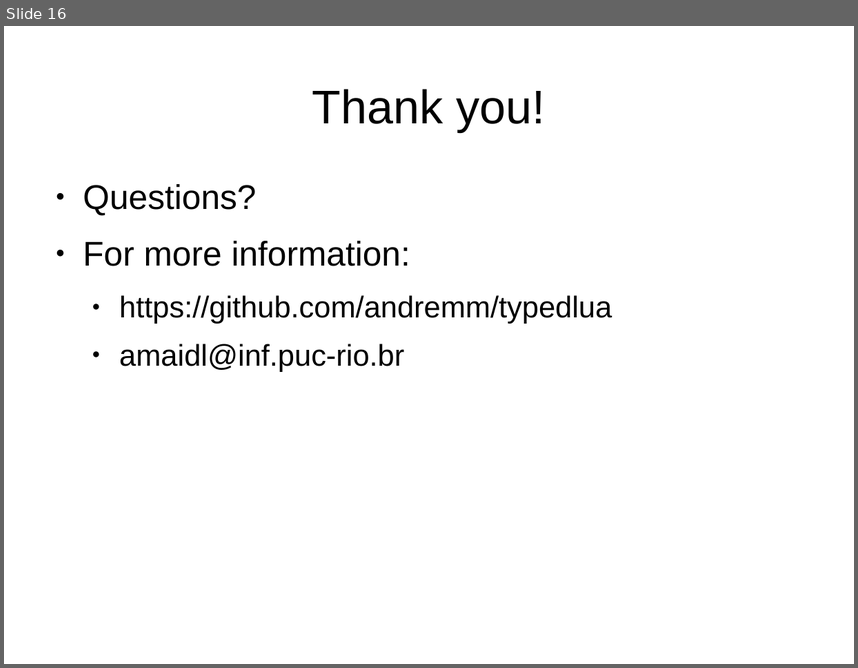
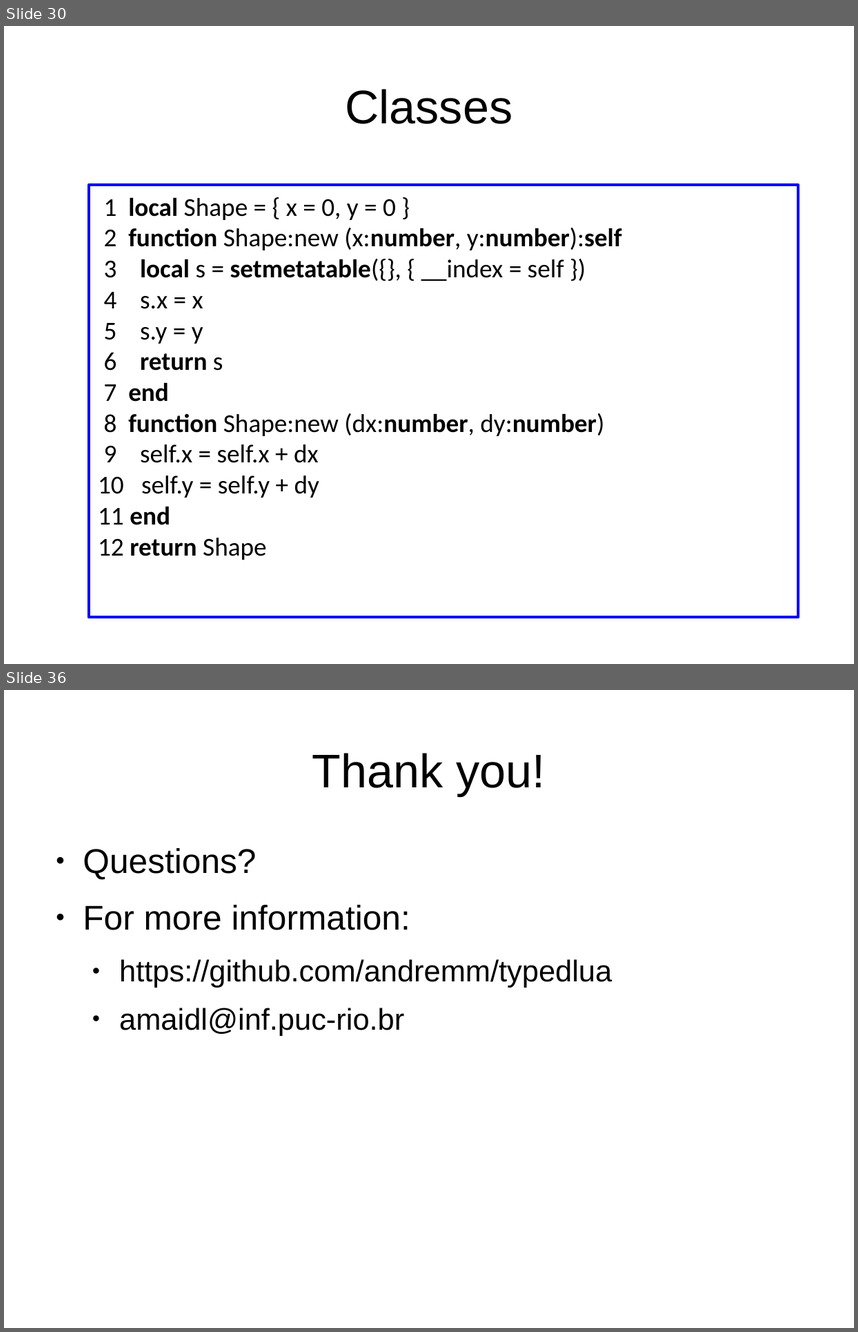
Before and after one commit to andremm/typedlua, a slide deck: doc/slides/dyla2014.odp. Shown one above the other, each under a label of ours: slide 16 before the commit, slides 30 and 36 after it; the slides between them are not shown. The pictures are 858x668 and 858x1332 pixels, drawn with LibreOffice and Linux fonts; fonts in the diff are those of the drawing. Boxes give left, top, right and bottom in pixels: in the first picture for what was removed or moved away, otherwise in the second. Text is boxed around its words. In the diff, an @@ line names an element or a change of style, - is before the commit and + after.

```diff
--- a/doc/slides/dyla2014.odp
+++ b/doc/slides/dyla2014.odp
@@ slide 30 added at (4, 26, 854, 664), background #FFFFFF @@
@@ title added at (345, 89, 513, 124), 44 pt, text #000000 @@
+Classes
@@ rectangle added at (89, 185, 799, 617), outline #0000FF 2.89 pt, 24 pt, text #000000 @@
+1 local Shape = { x = 0, y = 0 }
+2 function Shape:new (x:number, y:number):self
+3 local s = setmetatable({}, { __index = self })
+4 s.x = x
+5 s.y = y
+6 return s
+7 end
+8 function Shape:new (dx:number, dy:number)
+9 self.x = self.x + dx
+10 self.y = self.y + dy
+11 end
+12 return Shape
@@ what was slide 16 is now slide 36 @@
```
Also in this commit, not shown: 19 other slides added.
